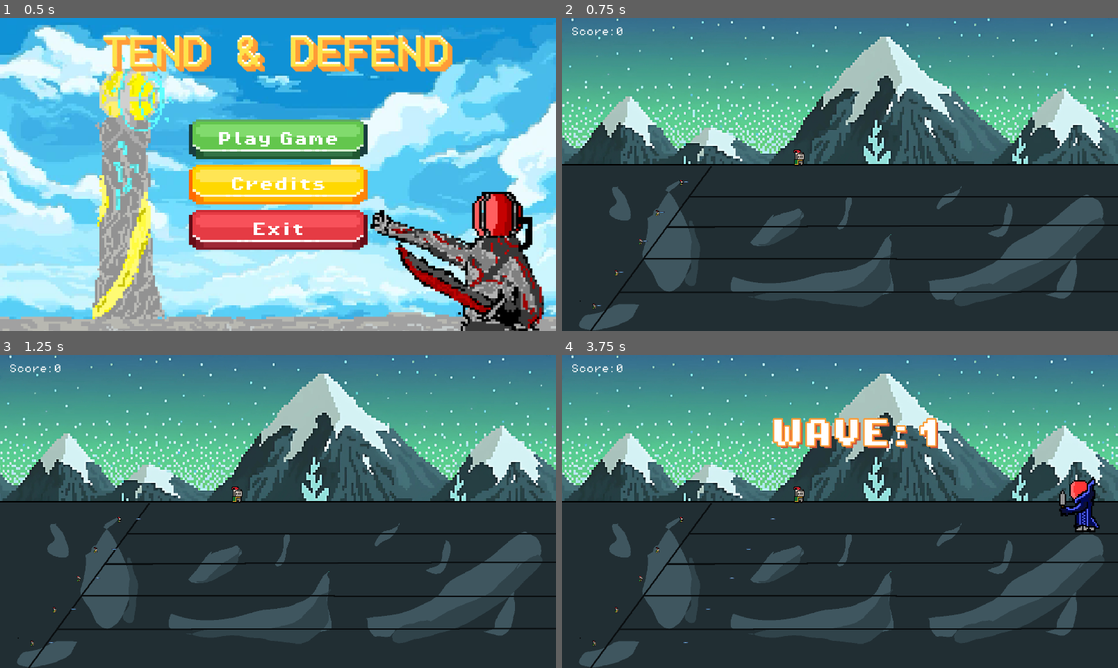
Above: before the commit, frames 1-4 (two rows, left to right).
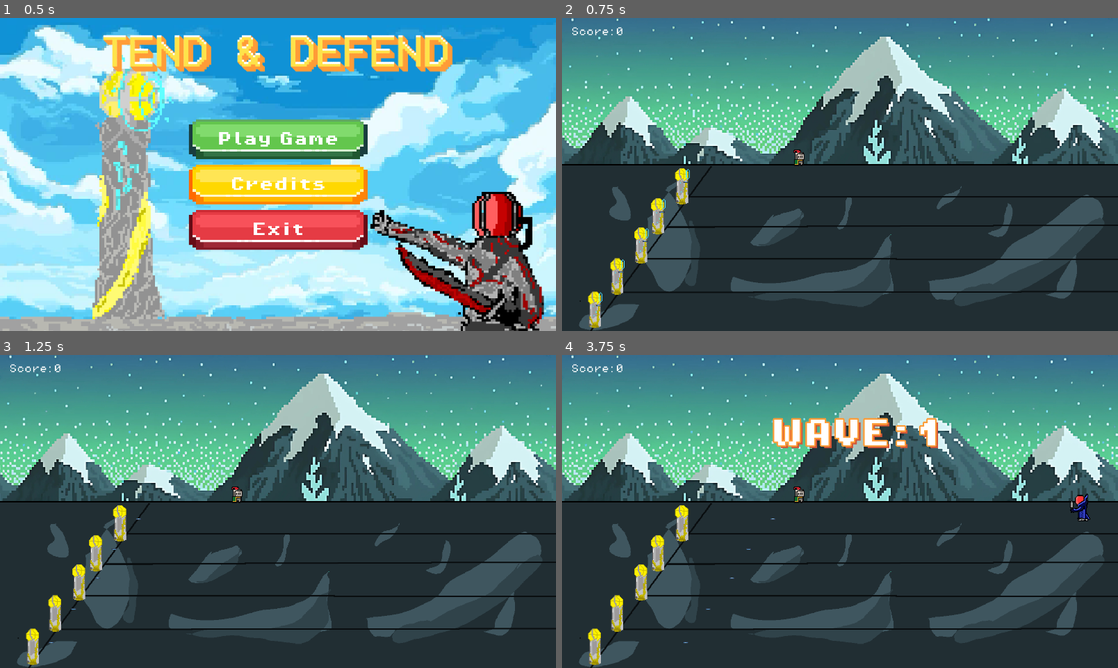
Above: after the commit, the same moments.

Repository: varun22/ECS179-FinalProject
Game: Godot game, scene res://scenes/menu.tscn
Two runs of this game, one before a commit and one after it. Both use one fixed random seed, a clock stepped at 60 frames per second and the inputs below. The engine's default icon, where the game draws it, is replaced by a stand-in: a white triangle on a blue panel in a dark square.
Inputs:
- Up to frame 1 (0.5 s): no input
- Up to frame 2 (0.75 s): click "Play Game" at 0.5 s
- Up to frame 3 (1.25 s): no input
- Up to frame 4 (3.75 s): tap Enter (ui_accept) at 1.25, 1.52, 2, 2.27, 2.75, 3.5 s; hold Right (ui_right) 1.28-2.78 s; hold Left (ui_left) 2.78-3.53 s; hold Right (ui_right) from 3.53 s (still down)

Frame 1 is identical in both runs. In frame 2, 1.2% of the frame differs, in the area x 4-23%, y 48-100%; in frame 3, 1.2%; in frame 4, 2.0%, in the area x 4-97%, y 38-100%.

Commit message:
Added Turret Animation

Diff:
--- a/tend&defend/scenes/enemy.tscn
+++ b/tend&defend/scenes/enemy.tscn
@@ -104,6 +104,7 @@
 
 [node name="Sprite2D" type="Sprite2D" parent="."]
 texture_filter = 1
+scale = Vector2(0.5, 0.5)
 texture = ExtResource("2_y2grw")
 hframes = 4
 vframes = 4
--- a/tend&defend/scenes/turret.tscn
+++ b/tend&defend/scenes/turret.tscn
@@ -1,55 +1,94 @@
-[gd_scene load_steps=10 format=3 uid="uid://26f3kc4nm0yv"]
+[gd_scene load_steps=9 format=3 uid="uid://26f3kc4nm0yv"]
 
 [ext_resource type="Script" path="res://scripts/turret.gd" id="1_d13qn"]
-[ext_resource type="Texture2D" uid="uid://d2yk2p0inqd7c" path="res://assets/placeholder assets/knight.png" id="1_tgla5"]
 [ext_resource type="PackedScene" uid="uid://d1oxoghresfh5" path="res://scenes/projectile.tscn" id="2_gg628"]
-
-[sub_resource type="AtlasTexture" id="AtlasTexture_dxg71"]
-atlas = ExtResource("1_tgla5")
-region = Rect2(0, 0, 32, 32)
-
-[sub_resource type="AtlasTexture" id="AtlasTexture_t8sw0"]
-atlas = ExtResource("1_tgla5")
-region = Rect2(32, 0, 32, 32)
-
-[sub_resource type="AtlasTexture" id="AtlasTexture_xeejt"]
-atlas = ExtResource("1_tgla5")
-region = Rect2(64, 0, 32, 32)
-
-[sub_resource type="AtlasTexture" id="AtlasTexture_as61c"]
-atlas = ExtResource("1_tgla5")
-region = Rect2(96, 0, 32, 32)
-
-[sub_resource type="SpriteFrames" id="SpriteFrames_8fvlv"]
-animations = [{
-"frames": [{
-"duration": 1.0,
-"texture": SubResource("AtlasTexture_dxg71")
-}, {
-"duration": 1.0,
-"texture": SubResource("AtlasTexture_t8sw0")
-}, {
-"duration": 1.0,
-"texture": SubResource("AtlasTexture_xeejt")
-}, {
-"duration": 1.0,
-"texture": SubResource("AtlasTexture_as61c")
-}],
-"loop": true,
-"name": &"default",
-"speed": 5.0
-}]
+[ext_resource type="Texture2D" uid="uid://qvdvrnblfu5l" path="res://assets/Tower/Base_Turret.png" id="3_ucqc7"]
 
 [sub_resource type="RectangleShape2D" id="RectangleShape2D_q2efx"]
 size = Vector2(12, 19)
+
+[sub_resource type="Animation" id="Animation_vjta6"]
+resource_name = "base_tower_attack"
+length = 0.7
+tracks/0/type = "value"
+tracks/0/imported = false
+tracks/0/enabled = true
+tracks/0/path = NodePath(".:frame")
+tracks/0/interp = 1
+tracks/0/loop_wrap = true
+tracks/0/keys = {
+"times": PackedFloat32Array(0, 0.1, 0.2, 0.3, 0.4, 0.5, 0.6),
+"transitions": PackedFloat32Array(1, 1, 1, 1, 1, 1, 1),
+"update": 1,
+"values": [0, 1, 2, 3, 4, 5, 0]
+}
+
+[sub_resource type="Animation" id="Animation_u7yus"]
+length = 0.001
+tracks/0/type = "value"
+tracks/0/imported = false
+tracks/0/enabled = true
+tracks/0/path = NodePath(".:frame")
+tracks/0/interp = 1
+tracks/0/loop_wrap = true
+tracks/0/keys = {
+"times": PackedFloat32Array(0),
+"transitions": PackedFloat32Array(1),
+"update": 1,
+"values": [0]
+}
+
+[sub_resource type="Animation" id="Animation_7clfk"]
+resource_name = "base_tower_death"
+length = 0.8
+tracks/0/type = "value"
+tracks/0/imported = false
+tracks/0/enabled = true
+tracks/0/path = NodePath(".:frame")
+tracks/0/interp = 1
+tracks/0/loop_wrap = true
+tracks/0/keys = {
+"times": PackedFloat32Array(0, 0.1, 0.2, 0.3, 0.4, 0.5, 0.6, 0.7),
+"transitions": PackedFloat32Array(1, 1, 1, 1, 1, 1, 1, 1),
+"update": 1,
+"values": [6, 7, 8, 9, 10, 11, 13, 14]
+}
+
+[sub_resource type="AnimationLibrary" id="AnimationLibrary_7v3cs"]
+_data = {
+"RESET": SubResource("Animation_u7yus"),
+"base_tower_attack": SubResource("Animation_vjta6"),
+"base_tower_death": SubResource("Animation_7clfk")
+}
 
 [node name="Turret" type="StaticBody2D"]
 script = ExtResource("1_d13qn")
 projectile = ExtResource("2_gg628")
 
-[node name="AnimatedTurret" type="AnimatedSprite2D" parent="."]
-sprite_frames = SubResource("SpriteFrames_8fvlv")
-
 [node name="CollisionShape2D" type="CollisionShape2D" parent="."]
 position = Vector2(0, 2.5)
 shape = SubResource("RectangleShape2D_q2efx")
+
+[node name="BaseTurret" type="Sprite2D" parent="."]
+texture_filter = 1
+scale = Vector2(2.5, 2.5)
+texture = ExtResource("3_ucqc7")
+hframes = 4
+vframes = 4
+
+[node name="AnimationPlayer" type="AnimationPlayer" parent="BaseTurret"]
+libraries = {
+"": SubResource("AnimationLibrary_7v3cs")
+}
+
+[node name="RangeTurret" type="Sprite2D" parent="."]
+
+[node name="AnimationPlayer" type="AnimationPlayer" parent="RangeTurret"]
+
+[node name="ProjectileTurret" type="Sprite2D" parent="."]
+
+[node name="AnimationPlayer" type="AnimationPlayer" parent="ProjectileTurret"]
+
+[node name="PowerTurret" type="Sprite2D" parent="."]
+
+[node name="AnimationPlayer" type="AnimationPlayer" parent="PowerTurret"]
--- a/tend&defend/scripts/turret.gd
+++ b/tend&defend/scripts/turret.gd
@@ -27,6 +27,7 @@
 
 func shoot() -> void:
 	# Make proj spec based off turret spec
+	$BaseTurret/AnimationPlayer.play("base_tower_attack")
 	proj_spec.reach = reach
 	proj_spec.damage = damage
 
Binary file added: tend&defend/assets/Tower/Base_Turret.png
Not shown, added: tend&defend/assets/Tower/Base_Turret.png.import
Binary file added: tend&defend/assets/Tower/Freq_Tower.png
Not shown, added: tend&defend/assets/Tower/Freq_Tower.png.import
Binary file added: tend&defend/assets/Tower/Power_Tower.png
Not shown, added: tend&defend/assets/Tower/Power_Tower.png.import
Binary file added: tend&defend/assets/Tower/Projectiles/Turret_Proj.png
Not shown, added: tend&defend/assets/Tower/Projectiles/Turret_Proj.png.import
Binary file added: tend&defend/assets/Tower/Range_Tower.png
Not shown, added: tend&defend/assets/Tower/Range_Tower.png.import
